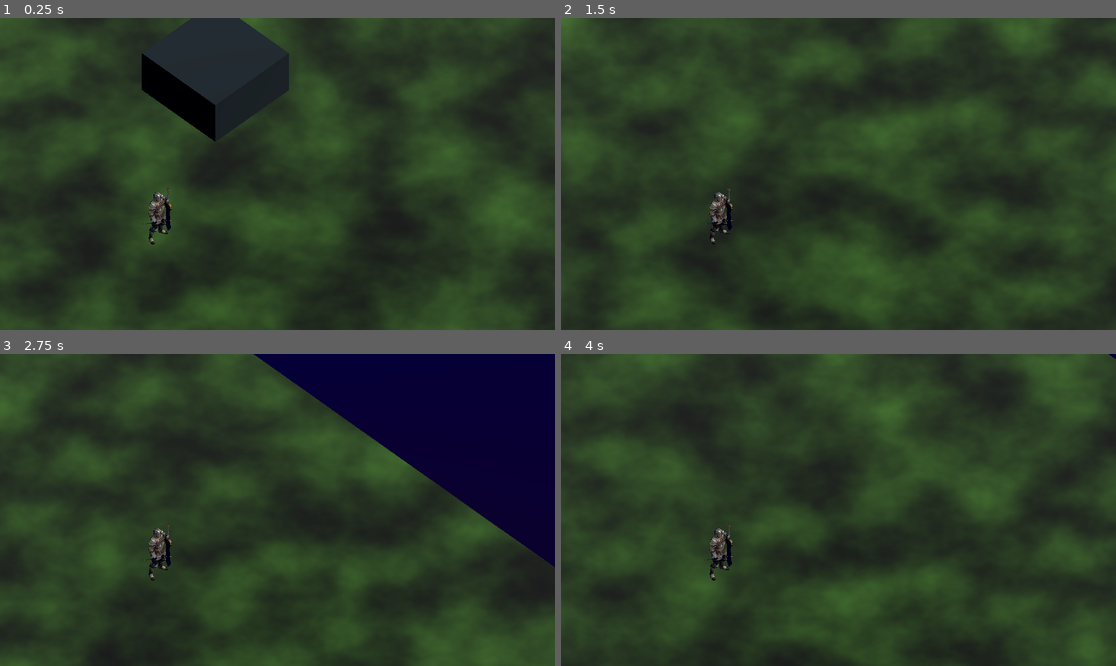
Above: before the commit, frames 1-4 (two rows, left to right).
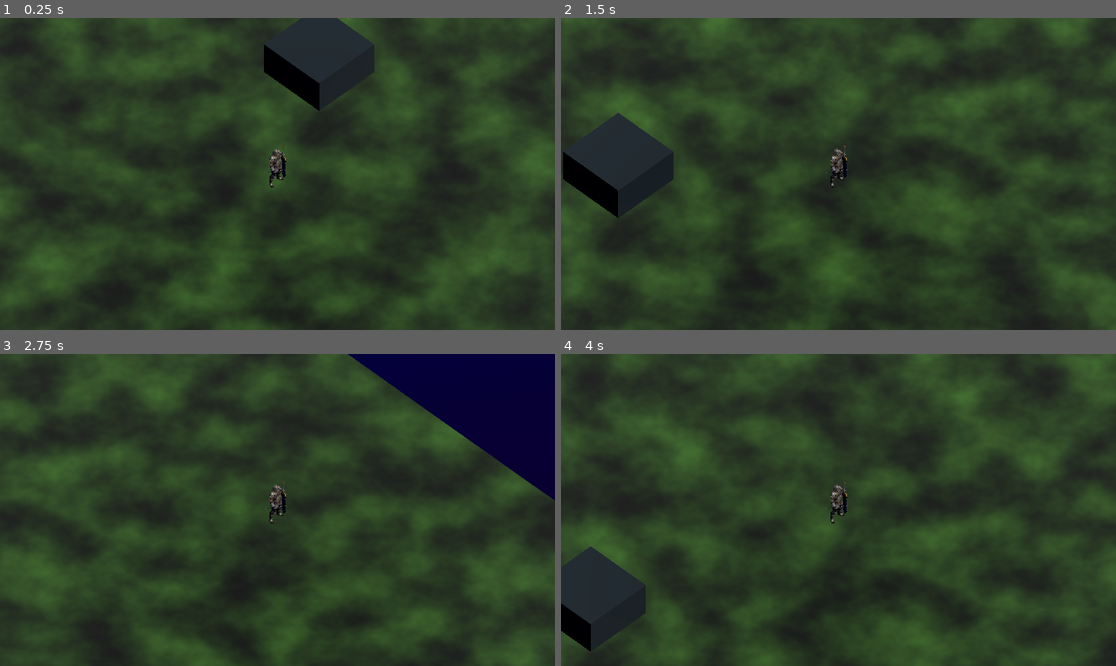
Above: after the commit, the same moments.

Repository: telmotrooper/diablo
Game: Godot game, scene res://main.tscn
Same seed, same stepped clock (60 frames per second), same inputs: the game is played once before the commit and once after it.
Inputs:
- Up to frame 1 (0.25 s): no input
- Up to frame 2 (1.5 s): tap Enter (ui_accept) at 0.5, 0.77 s; hold Right (ui_right) 0.53-1.28 s; hold Down (ui_down) from 1.28 s (still down)
- Up to frame 3 (2.75 s): tap Enter (ui_accept) at 1.52 s; release Down (ui_down) at 2.03 s; hold Right (ui_right) from 2.03 s (still down)
- Up to frame 4 (4 s): release Right (ui_right) at 2.78 s; hold Up (ui_up) 2.78-3.53 s; tap Enter (ui_accept) at 3.02, 3.77 s; hold Left (ui_left) from 3.53 s (still down)

The runs differ from the first frame. In frame 1, 28% of the frame differs, in the area x 0-100%, y 0-100%; in frame 2, 23%; in frame 3, 32%; in frame 4, 27%.

Commit message:
Player collides with scenario

Diff:
--- a/project.godot
+++ b/project.godot
@@ -56,3 +56,4 @@
 
 3d_physics/layer_1="Player"
 3d_physics/layer_2="Ground"
+3d_physics/layer_3="Scenario"
--- a/scenario.tscn
+++ b/scenario.tscn
@@ -52,14 +52,14 @@
 material = SubResource("StandardMaterial3D_bp66y")
 
 [node name="Player" type="CharacterBody3D" parent="."]
-collision_mask = 3
+collision_mask = 7
 script = ExtResource("1_fb7gs")
 
 [node name="Camera3D" type="Camera3D" parent="Player"]
-transform = Transform3D(0.707107, 0.5, -0.5, 0, 0.707107, 0.707107, 0.707107, -0.5, 0.5, 0, 2, 1.64397)
+transform = Transform3D(0.707107, 0.5, -0.5, 0, 0.707107, 0.707107, 0.707107, -0.5, 0.5, -1.3, 2, 1.34397)
 projection = 1
 current = true
-size = 3.0
+size = 4.0
 
 [node name="CollisionShape3D" type="CollisionShape3D" parent="Player"]
 transform = Transform3D(1, 0, 0, 0, 1, 0, 0, 0, 1, 0, 0.3, 0)
@@ -76,4 +76,6 @@
 
 [node name="CSGBox3D" type="CSGBox3D" parent="."]
 transform = Transform3D(1, 0, 0, 0, 1, 0, 0, 0, 1, 1.8, 0, -1)
+use_collision = true
+collision_layer = 4
 material = SubResource("StandardMaterial3D_va8vu")
